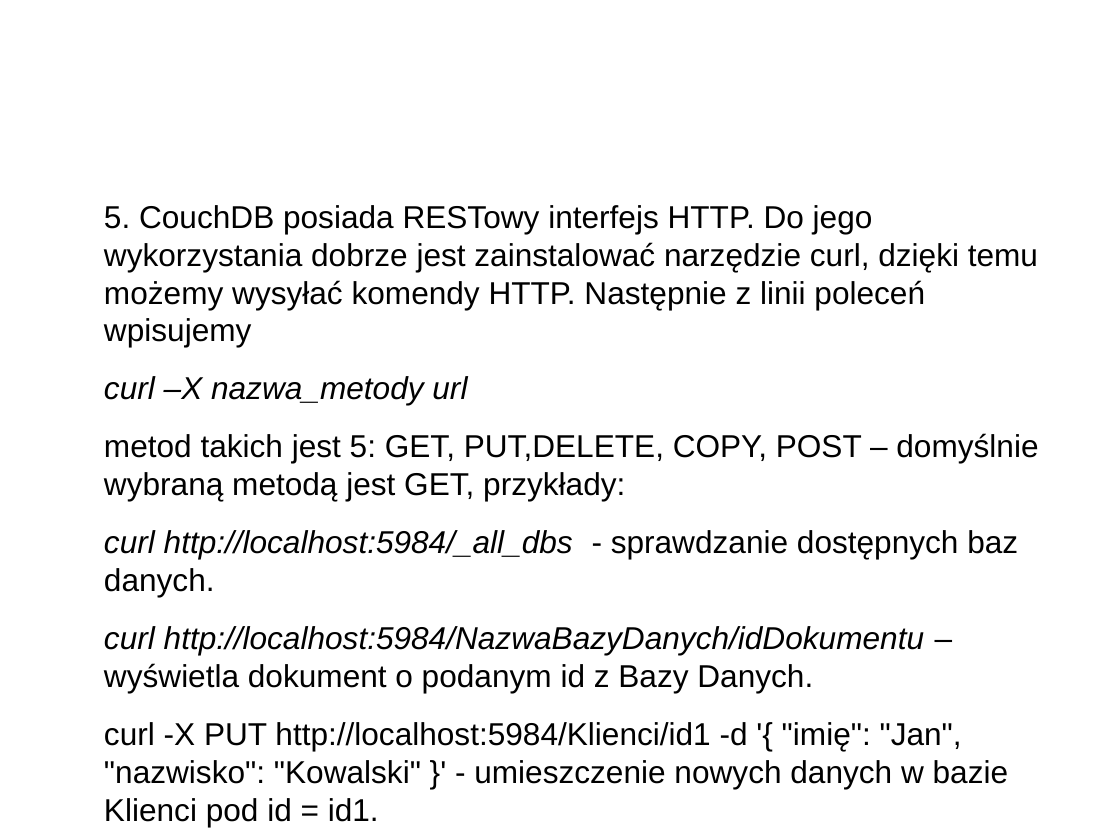
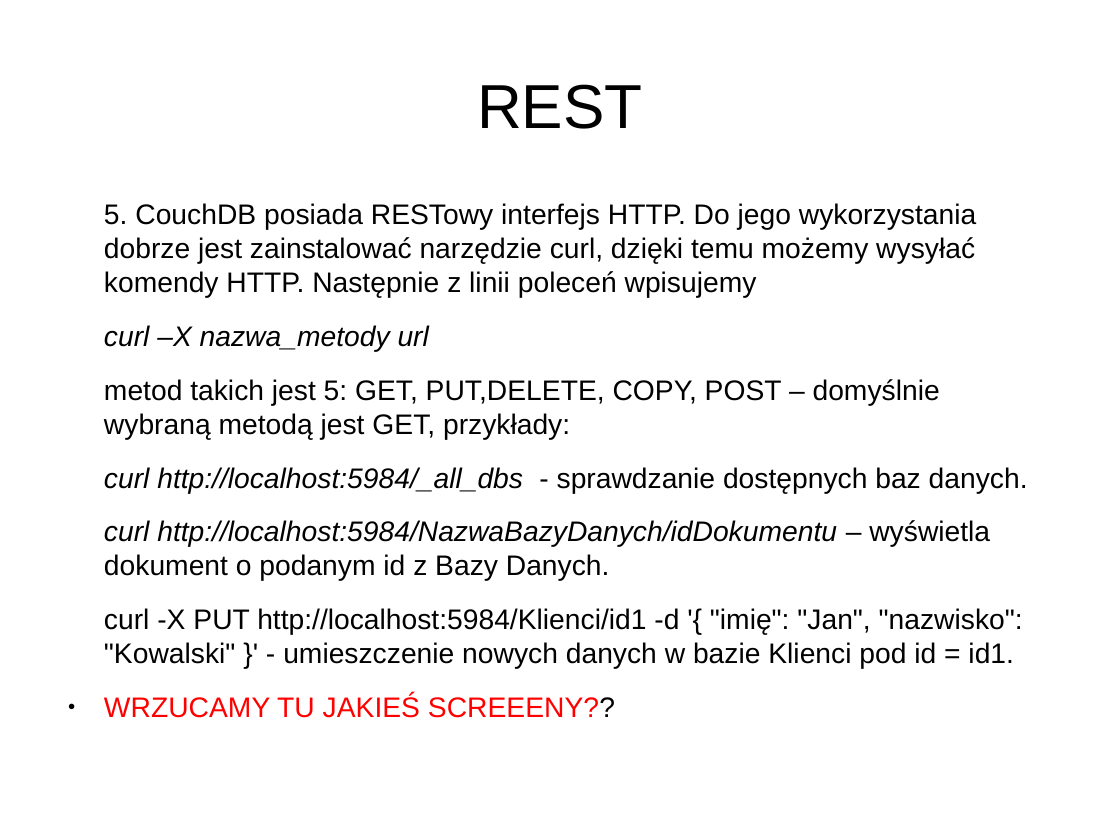
Before and after one commit to pawnow/ProjektErlang, a slide deck: slide 10 of prezentacja.odp (slide 9 before the commit). Drawn at 1120x840 pixels with LibreOffice and Linux fonts; fonts in the diff are those of the drawing. Boxes give left, top, right and bottom in pixels: in the first picture for what was removed or moved away, otherwise in the second. Text is boxed around its words. In the diff, an @@ line names an element or a change of style, - is before the commit and + after.

```diff
--- a/prezentacja.odp
+++ b/prezentacja.odp
@@ title added at bbox=[477, 84, 642, 129], 44 pt, text #000000 @@
+REST
@@ text at bbox=[104, 203, 1028, 669]: paragraph added @@
+● WRZUCAMY TU JAKIEŚ SCREEENY??
@@ text at bbox=[104, 203, 1028, 669]: size 22.4 to 20 pt @@
```
Also in this commit, not shown: 8 other slides changed, 2 slides added, 1 slide removed, 1 other file.
